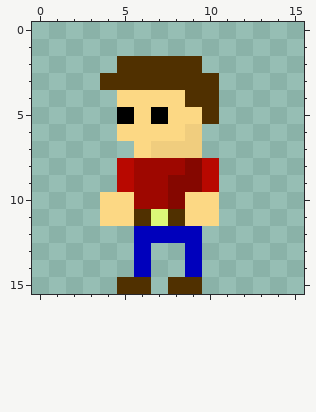
A pixel-art sprite gets an edit: data/ents/player.png. The picture above was drawn from the file before the commit.
The file is 16x16 pixels. Pixels under 10% opacity are left out.
The result:
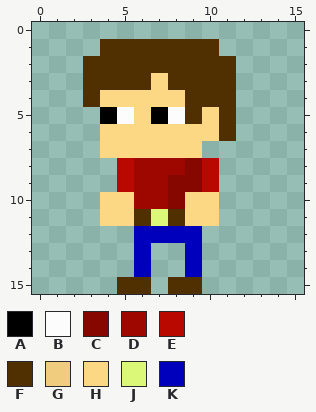
Palette (. is transparent): A #000000  B #fcfcfc  C #850700  D #9e0700  E #b80800  F #503000  G #f0cd7e  H #fcd884  J #dcf878  K #0000bc
The edit:
Changed rows in their new state; - is an unchanged pixel.
first column x 3:
 1 -FFFFFFF-
 2 FF-----FF
 3 F---H---F
 4 FH------F
 5 -AB--BFHF
 6 -H----HHF
 7 -HH-HHH--
Pixel boxes of the changes (left, top, right, bottom) in both pictures:
changed: (83, 39, 236, 158)
